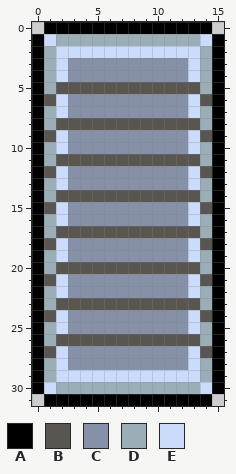
Pixel-art sprite: Entities/Characters/gmites/golemitemeter.png. Above: the version before the commit.
The file is 16x32 pixels.
Palette (. is transparent): A #000000  B #595652  C #8690a6  D #9badb7  E #cbdbfc
Pixels before, first column x 0:
 0 .AAAAAAAAAAAAAA.
 1 AEDDDDDDDDDDDDEA
 2 ADEEEEEEEEEEEEDA
 3 ADECCCCCCCCCCEDA
 4 ADECCCCCCCCCCEDA
 5 ADBBBBBBBBBBBBDA
 6 ABECCCCCCCCCCEBA
 7 ADECCCCCCCCCCEDA
 8 ADBBBBBBBBBBBBDA
 9 ABECCCCCCCCCCEBA
10 ADECCCCCCCCCCEDA
11 ADBBBBBBBBBBBBDA
12 ABECCCCCCCCCCEBA
13 ADECCCCCCCCCCEDA
14 ADBBBBBBBBBBBBDA
15 ABECCCCCCCCCCEBA
16 ADECCCCCCCCCCEDA
17 ADBBBBBBBBBBBBDA
18 ABECCCCCCCCCCEBA
19 ADECCCCCCCCCCEDA
20 ADBBBBBBBBBBBBDA
21 ABECCCCCCCCCCEBA
22 ADECCCCCCCCCCEDA
23 ADBBBBBBBBBBBBDA
24 ABECCCCCCCCCCEBA
25 ADECCCCCCCCCCEDA
26 ADBBBBBBBBBBBBDA
27 ABECCCCCCCCCCEBA
28 ADECCCCCCCCCCEDA
29 ADEEEEEEEEEEEEDA
30 AEDDDDDDDDDDDDEA
31 .AAAAAAAAAAAAAA.
After the commit:
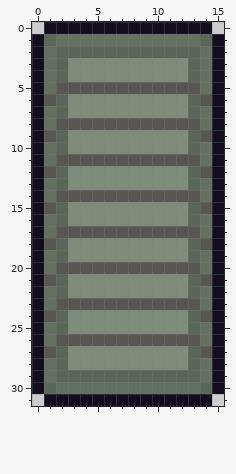
Message: Adjusted pallet for golemite meter
Difference:
colour A: #000000 -> #130d1d
colour C: #8690a6 -> #7e8c79
colour D: #9badb7 -> #647160
colour E: #cbdbfc -> #5a6657
